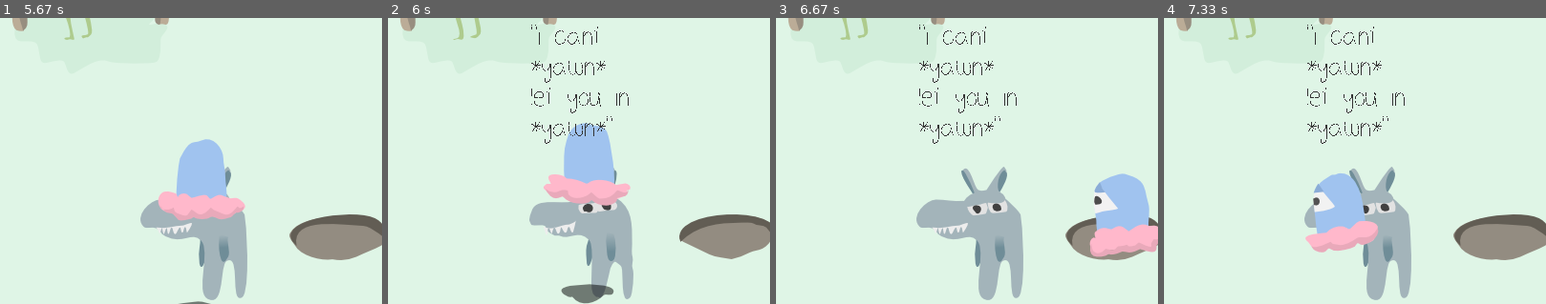
Above: before the commit, frames 1-4 (left to right).
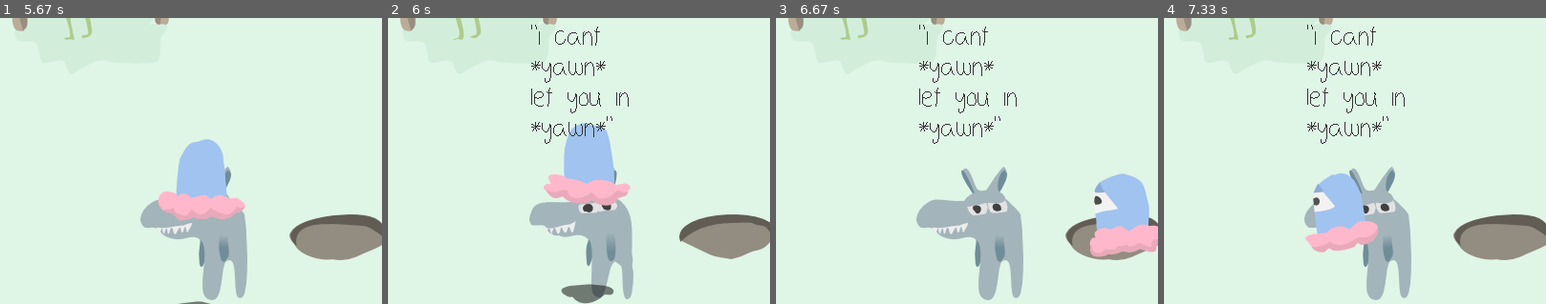
Above: after the commit, the same moments.

Repository: Cardboard/disconnected_worlds
Game: pygame game, started from main.py
Same seed, same stepped clock (60 frames per second), same inputs: the game is played once before the commit and once after it. The source is Python 2; it was converted automatically to run under Python 3.
Inputs:
- Up to frame 1 (5.67 s): hold Right 0.33-0.8 s; hold Up 0.83-1.13 s; tap F at 0.9, 1.23, 1.53, 1.73, 2.03, 2.3, 2.63, 2.93, 3.07, 3.47, 3.77, 4.13, 4.53, 4.83, 5.03, 5.33, 5.53 s; tap E at 0.98, 2.38, 3.55, 5.12 s; hold Right 1.17-1.63 s; hold D 1.17-1.63 s; hold Left 1.67-2.2 s; hold Down 2.23-2.53 s; hold S 2.23-2.53 s; hold Left 2.57-2.97 s; hold Up 3-3.37 s; hold Right 3.4-4.03 s; hold D 3.4-4.03 s; hold Down 4.07-4.43 s; hold S 4.07-4.43 s; hold Left 4.47-4.93 s; hold Right 4.97-5.43 s; hold D 4.97-5.43 s; hold Up from 5.47 s (still down)
- Up to frame 2 (6 s): release Up at 5.77 s; tap Enter at 5.8 s
- Up to frame 3 (6.67 s): hold Right 6.13-6.6 s; hold D 6.13-6.6 s; tap F at 6.2, 6.5 s; tap E at 6.28 s; hold Left from 6.63 s (still down)
- Up to frame 4 (7.33 s): tap F at 6.7, 7, 7.27 s; release Left at 7.17 s; hold Down from 7.2 s (still down); hold S from 7.2 s (still down)
The pictures show only the part of the screen within x 30-80%, y 41-91%; the shares and areas given below are measured in that part.

Frame 1 is identical in both runs. In frame 2, 0.1% of the frame differs, in the area x 37-63%, y 2-43%; in frame 3, 0.1%; in frame 4, 0.1%.

Commit message:
fixed linux font rendering

Diff:
--- a/main.py
+++ b/main.py
@@ -340,7 +340,7 @@
         self.timer_max = 60.0
         self.timer = self.timer_max
         self.font_size = 32
-        self.font = pygame.font.Font(os.path.join('misc', 'Before the sun rises.ttf'), self.font_size)
+        self.font = pygame.font.Font(os.path.join('misc', 'Before the sun rises.otf'), self.font_size)
         self.font_width_max = self.width * 0.3
 
         pygame.mixer.init()
Binary file added: misc/Before the sun rises.otf
